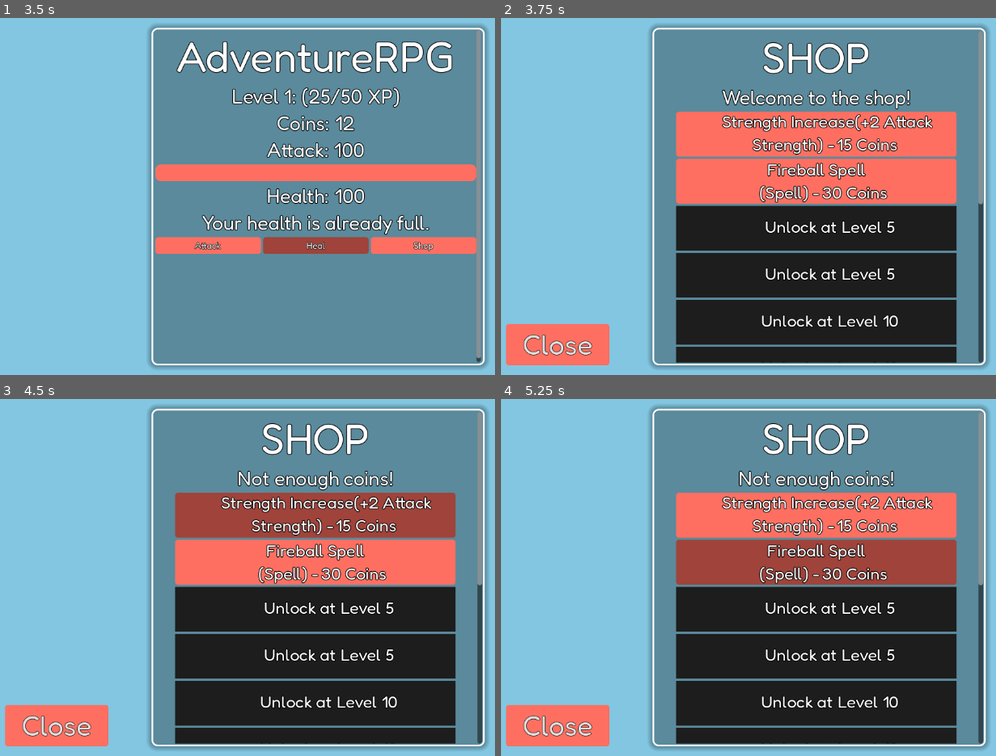
Above: before the commit, frames 1-4 (two rows, left to right).
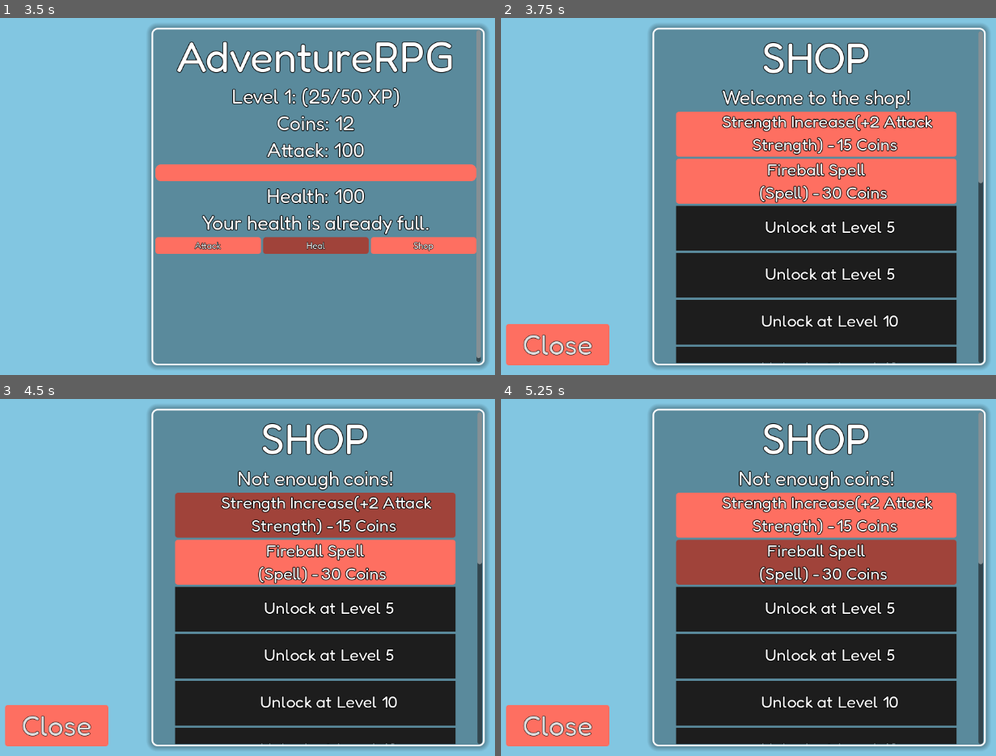
Above: after the commit, the same moments.

Repository: Overlord1304/AdventureRPG
Game: Godot game, scene res://scenes/main.tscn
Same seed, same stepped clock (60 frames per second), same inputs: the game is played once before the commit and once after it.
Inputs:
- Up to frame 1 (3.5 s): click "Shop" at 0.5 s; click "Attack" at 1.25 s; click "Heal" at 2 s; tap Enter at 2.75 s; hold Right from 2.78 s (still down); tap Alt at 2.85 s
- Up to frame 2 (3.75 s): tap Space at 3.5 s; release Right at 3.53 s; hold Down from 3.53 s (still down); tap Shift at 3.6 s
- Up to frame 3 (4.5 s): release Down at 4.25 s; click "15 Coins" at 4.25 s
- Up to frame 4 (5.25 s): click "30 Coins" at 5 s

Frame 1 is identical in both runs. In frame 2, 0.3% of the frame differs, in the area x 35-98%, y 45-97%; in frame 3, 0.3%; in frame 4, 0.3%.

Commit message:
more upgrades

Diff:
--- a/scenes/main.tscn
+++ b/scenes/main.tscn
@@ -278,9 +278,9 @@
 anchor_right = 1.0
 anchor_bottom = 1.0
 offset_left = 12.0
-offset_top = 64.0
+offset_top = 75.5
 offset_right = -22.0
-offset_bottom = -63.0
+offset_bottom = -36.5
 grow_horizontal = 2
 grow_vertical = 2
 alignment = 1
@@ -354,6 +354,21 @@
 toggle_mode = true
 button_group = ExtResource("2_jyhfs")
 text = "Wraithfire"
+
+[node name="cosmicquake" type="Button" parent="s/ui/spellselect/container"]
+visible = false
+custom_minimum_size = Vector2(100, 40)
+layout_mode = 2
+theme_override_constants/outline_size = 3
+theme_override_fonts/font = ExtResource("2_sugp2")
+theme_override_styles/normal = SubResource("StyleBoxFlat_tbgi4")
+theme_override_styles/pressed = SubResource("StyleBoxFlat_tipki")
+theme_override_styles/hover = SubResource("StyleBoxFlat_85g3d")
+theme_override_styles/focus = SubResource("StyleBoxEmpty_0wfyh")
+toggle_mode = true
+button_group = ExtResource("2_jyhfs")
+text = "Cosmic
+Quake"
 
 [connection signal="pressed" from="s/ui/Restart" to="." method="_on_restart_pressed"]
 [connection signal="pressed" from="s/ui/HBoxContainer/attack" to="." method="_on_attack_pressed"]
@@ -365,3 +380,4 @@
 [connection signal="pressed" from="s/ui/spellselect/container/baneofskeletons" to="." method="_on_baneofskeletons_pressed"]
 [connection signal="pressed" from="s/ui/spellselect/container/discharge" to="." method="_on_discharge_pressed"]
 [connection signal="pressed" from="s/ui/spellselect/container/wraithfire" to="." method="_on_wraithfire_pressed"]
+[connection signal="pressed" from="s/ui/spellselect/container/cosmicquake" to="." method="_on_cosmicquake_pressed"]
--- a/scenes/shop.tscn
+++ b/scenes/shop.tscn
@@ -110,7 +110,7 @@
 offset_left = 289.0
 offset_top = 28.0
 offset_right = 875.0
-offset_bottom = 620.0
+offset_bottom = 621.0
 
 [node name="ui" type="VBoxContainer" parent="s"]
 layout_mode = 2
@@ -907,7 +907,6 @@
 autowrap_mode = 2
 
 [node name="Lvl20Overlay" type="Control" parent="s/ui/upg11"]
-visible = false
 layout_mode = 1
 anchors_preset = 15
 anchor_right = 1.0
@@ -1004,6 +1003,164 @@
 color = Color(0.11366529, 0.11366529, 0.113665275, 1)
 
 [node name="Label" type="Label" parent="s/ui/upg12/Lvl25Overlay"]
+custom_minimum_size = Vector2(500, 0)
+layout_mode = 0
+offset_left = 24.0
+offset_top = -8.0
+offset_right = 524.0
+offset_bottom = 83.0
+size_flags_horizontal = 4
+theme_override_constants/outline_size = 5
+theme_override_fonts/font = ExtResource("2_1l46r")
+theme_override_font_sizes/font_size = 30
+text = "Unlock at Level 25"
+horizontal_alignment = 1
+vertical_alignment = 1
+autowrap_mode = 2
+
+[node name="upg13" type="Button" parent="s/ui"]
+layout_mode = 2
+size_flags_horizontal = 3
+theme_override_constants/outline_size = 3
+theme_override_fonts/font = ExtResource("2_1l46r")
+theme_override_font_sizes/font_size = 32
+theme_override_styles/normal = SubResource("StyleBoxFlat_xfvoa")
+theme_override_styles/pressed = SubResource("StyleBoxFlat_1l46r")
+theme_override_styles/hover = SubResource("StyleBoxFlat_032fp")
+theme_override_styles/focus = SubResource("StyleBoxEmpty_2fc2m")
+text = "
+
+"
+
+[node name="upg13cost" type="Label" parent="s/ui/upg13"]
+layout_mode = 0
+offset_left = 276.0
+offset_top = 37.0
+offset_right = 943.0
+offset_bottom = 81.0
+size_flags_horizontal = 4
+theme_override_constants/outline_size = 5
+theme_override_fonts/font = ExtResource("2_1l46r")
+theme_override_font_sizes/font_size = 30
+text = "25.0k coins"
+vertical_alignment = 1
+autowrap_mode = 2
+
+[node name="Label" type="Label" parent="s/ui/upg13"]
+custom_minimum_size = Vector2(500, 0)
+layout_mode = 0
+offset_left = 16.0
+offset_top = -3.0
+offset_right = 516.0
+offset_bottom = 117.0
+size_flags_horizontal = 4
+theme_override_constants/outline_size = 5
+theme_override_fonts/font = ExtResource("2_1l46r")
+theme_override_font_sizes/font_size = 30
+text = "Strength Increase(+500 Attack
+Strength) -
+              "
+horizontal_alignment = 1
+vertical_alignment = 1
+autowrap_mode = 2
+
+[node name="Lvl25Overlay" type="Control" parent="s/ui/upg13"]
+layout_mode = 1
+anchors_preset = 15
+anchor_right = 1.0
+anchor_bottom = 1.0
+grow_horizontal = 2
+grow_vertical = 2
+
+[node name="ColorRect" type="ColorRect" parent="s/ui/upg13/Lvl25Overlay"]
+layout_mode = 1
+anchors_preset = 15
+anchor_right = 1.0
+anchor_bottom = 1.0
+grow_horizontal = 2
+grow_vertical = 2
+color = Color(0.11366529, 0.11366529, 0.113665275, 1)
+
+[node name="Label" type="Label" parent="s/ui/upg13/Lvl25Overlay"]
+custom_minimum_size = Vector2(500, 0)
+layout_mode = 0
+offset_left = 24.0
+offset_top = -8.0
+offset_right = 524.0
+offset_bottom = 83.0
+size_flags_horizontal = 4
+theme_override_constants/outline_size = 5
+theme_override_fonts/font = ExtResource("2_1l46r")
+theme_override_font_sizes/font_size = 30
+text = "Unlock at Level 25"
+horizontal_alignment = 1
+vertical_alignment = 1
+autowrap_mode = 2
+
+[node name="upg14" type="Button" parent="s/ui"]
+layout_mode = 2
+size_flags_horizontal = 3
+theme_override_constants/outline_size = 3
+theme_override_fonts/font = ExtResource("2_1l46r")
+theme_override_font_sizes/font_size = 32
+theme_override_styles/normal = SubResource("StyleBoxFlat_xfvoa")
+theme_override_styles/pressed = SubResource("StyleBoxFlat_1l46r")
+theme_override_styles/hover = SubResource("StyleBoxFlat_032fp")
+theme_override_styles/focus = SubResource("StyleBoxEmpty_2fc2m")
+text = "
+
+"
+
+[node name="upg14cost" type="Label" parent="s/ui/upg14"]
+layout_mode = 0
+offset_left = 361.0
+offset_top = 37.0
+offset_right = 1028.0
+offset_bottom = 81.0
+size_flags_horizontal = 4
+theme_override_constants/outline_size = 5
+theme_override_fonts/font = ExtResource("2_1l46r")
+theme_override_font_sizes/font_size = 30
+text = "12K coins"
+vertical_alignment = 1
+autowrap_mode = 2
+
+[node name="Label" type="Label" parent="s/ui/upg14"]
+custom_minimum_size = Vector2(500, 0)
+layout_mode = 0
+offset_left = 1.0
+offset_top = -3.0
+offset_right = 501.0
+offset_bottom = 117.0
+size_flags_horizontal = 4
+theme_override_constants/outline_size = 5
+theme_override_fonts/font = ExtResource("2_1l46r")
+theme_override_font_sizes/font_size = 30
+text = "Loot Upgrade 2
+(30% extra coins and xp) -
+              "
+horizontal_alignment = 1
+vertical_alignment = 1
+autowrap_mode = 2
+
+[node name="Lvl25Overlay" type="Control" parent="s/ui/upg14"]
+layout_mode = 1
+anchors_preset = 15
+anchor_right = 1.0
+anchor_bottom = 1.0
+grow_horizontal = 2
+grow_vertical = 2
+
+[node name="ColorRect" type="ColorRect" parent="s/ui/upg14/Lvl25Overlay"]
+layout_mode = 1
+anchors_preset = 15
+anchor_right = 1.0
+anchor_bottom = 1.0
+grow_horizontal = 2
+grow_vertical = 2
+color = Color(0.11366529, 0.11366529, 0.113665275, 1)
+
+[node name="Label" type="Label" parent="s/ui/upg14/Lvl25Overlay"]
 custom_minimum_size = Vector2(500, 0)
 layout_mode = 0
 offset_left = 24.0
@@ -1032,3 +1189,5 @@
 [connection signal="pressed" from="s/ui/upg10" to="." method="_on_upg_10_pressed"]
 [connection signal="pressed" from="s/ui/upg11" to="." method="_on_upg_11_pressed"]
 [connection signal="pressed" from="s/ui/upg12" to="." method="_on_upg_12_pressed"]
+[connection signal="pressed" from="s/ui/upg13" to="." method="_on_upg_13_pressed"]
+[connection signal="pressed" from="s/ui/upg14" to="." method="_on_upg_14_pressed"]
--- a/scripts/global.gd
+++ b/scripts/global.gd
@@ -23,7 +23,9 @@
 var bos_bought = false
 var discharge_bought = false
 var wfire_bought = false
+var cquake_bought = false
 var lootupg1_bought = false
+var lootupg2_bought = false
 var upg1cost = 15
 var upg2cost = 30
 var upg3cost = 40
@@ -36,6 +38,8 @@
 var upg10cost = 2000
 var upg11cost = 3000
 var upg12cost = 10000
+var upg13cost = 15000
+var upg14cost = 12000
 func save_game():
 	var data = {
 			"health": health,
@@ -67,6 +71,10 @@
 			"coin_bonus_mul": coin_bonus_mul,
 			"xp_bonus_mul": xp_bonus_mul,
 			"upg12cost" : upg12cost,
+			"upg13cost" : upg12cost,
+			"cquake_bought" : cquake_bought,
+			"upg14cost": upg14cost,
+			"lootupg2cost" : lootupg2_bought,
 		}
 	var file = FileAccess.open(saves,FileAccess.WRITE)
 	file.store_var(data)
@@ -106,6 +114,10 @@
 			coin_bonus_mul = data.get("coin_bonus_mul",1)
 			xp_bonus_mul = data.get("xp_bonus_mul",1)
 			upg12cost = data.get("upg12cost",10000)
+			upg13cost = data.get("upg13cost",15000)
+			cquake_bought = data.get("cquake_bought",false)
+			upg14cost = data.get("upg14cost",12000)
+			lootupg2_bought = data.get("lootupg2_bought",false)
 	else:
 		save_game()
 
@@ -125,7 +137,9 @@
 	bos_bought = false
 	discharge_bought = false
 	wfire_bought = false
+	cquake_bought = false
 	lootupg1_bought = false
+	lootupg2_bought = false
 	inventory.clear()
 	upg1cost = 15
 	upg2cost = 30
@@ -139,6 +153,8 @@
 	upg10cost = 2000
 	upg11cost = 3000
 	upg12cost = 10000
+	upg13cost = 15000
+	upg14cost = 12000
 	coin_bonus_mul = 1
 	xp_bonus_mul = 1
 	phase = game_phase.FIGHTING
--- a/scripts/main.gd
+++ b/scripts/main.gd
@@ -81,7 +81,7 @@
 	{
 		"name": "Armored Skeleton",
 		"min_level": 18,
-		"max_level": 24,
+		"max_level": 25,
 		"health_mul": 2.4,
 		"attack_mul": 3.0,
 		"coin_mul": 4.0,
@@ -90,7 +90,7 @@
 	{
 		"name": "Wraith",
 		"min_level": 18,
-		"max_level": 24,
+		"max_level": 25,
 		"health_mul": 2.4,
 		"attack_mul": 3.0,
 		"coin_mul": 4.0,
@@ -98,20 +98,20 @@
 	},
 	{
 		"name": "Ogre",
-		"min_level": 25,
+		"min_level": 26,
 		"max_level": 29,
-		"health_mul": 2.6,
+		"health_mul": 5.0,
 		"attack_mul": 3.2,
-		"coin_mul": 4.2,
+		"coin_mul": 5.5,
 		"xp_mul": 4.3
 	},
 	{
 		"name": "Golem",
-		"min_level": 25,
+		"min_level": 26,
 		"max_level": 29,
-		"health_mul": 2.7,
+		"health_mul": 5.1,
 		"attack_mul": 3.1,
-		"coin_mul": 4.3,
+		"coin_mul": 5.5,
 		"xp_mul": 4.2
 	}
 ]
@@ -139,9 +139,9 @@
 		"name": "M.E.C.H",
 		"min_level": 21,
 		"max_level": 24,
-		"health_mul": 5.0,
+		"health_mul": 4.0,
 		"attack_mul": 3.5,
-		"coin_mul": 7.0,
+		"coin_mul": 9.0,
 		"xp_mul": 7.5
 	},
 	{
@@ -150,7 +150,7 @@
 		"max_level": 29,
 		"health_mul": 6.0,
 		"attack_mul": 4.0,
-		"coin_mul": 8.0,
+		"coin_mul": 12.0,
 		"xp_mul": 8.5
 	}
 ]
@@ -172,6 +172,8 @@
 		$s/ui/spellselect/container/discharge.show()
 	if Global.wfire_bought:
 		$s/ui/spellselect/container/wraithfire.show()
+	if Global.cquake_bought:
+		$s/ui/spellselect/container/cosmicquake.show()
 
 	update_ui()
 func _process(delta):
@@ -255,7 +257,7 @@
 	while Global.xp >= Global.xp_needed:
 		Global.xp -= Global.xp_needed
 		Global.level += 1
-		Global.xp_needed = int(Global.xp_needed * 1.25)
+		Global.xp_needed = int(Global.xp_needed * 1.75)
 
 		Global.max_health += 10
 		Global.base_attack += 2
@@ -353,6 +355,8 @@
 			dmg = 400
 		"wraithfire_spell":
 			dmg = 800
+		"cosmicquake_spell":
+			dmg = 1500
 	Global.current_enemy["health"] -= dmg
 	message_label.text = "You cast %s for %s damage" %[Global.spell_selected,Global.format_number(dmg)]
 	Global.sutf = true
@@ -395,3 +399,7 @@
 
 func _on_wraithfire_pressed() -> void:
 	select_spell("wraithfire_spell")
+
+
+func _on_cosmicquake_pressed() -> void:
+	select_spell("cosmicquake_spell")
--- a/scripts/shop.gd
+++ b/scripts/shop.gd
@@ -13,6 +13,8 @@
 		$s/ui/upg8.disabled = true
 	if Global.wfire_bought:
 		$s/ui/upg10.disabled = true
+	if Global.cquake_bought:
+		$s/ui/upg13.disabled = true
 	$s/ui/upg1/upg1cost.text = "%s Coins" % Global.format_number(Global.upg1cost)
 	$s/ui/upg2/upg2cost.text = "%s Coins" % Global.format_number(Global.upg2cost)
 	$s/ui/upg3/upg3cost.text = "%s Coins" % Global.format_number(Global.upg3cost)
@@ -25,6 +27,8 @@
 	$s/ui/upg10/upg10cost.text = "%s Coins" % Global.format_number(Global.upg10cost)
 	$s/ui/upg11/upg11cost.text = "%s Coins" % Global.format_number(Global.upg11cost)
 	$s/ui/upg12/upg12cost.text = "%s Coins" % Global.format_number(Global.upg12cost)
+	$s/ui/upg13/upg13cost.text = "%s Coins" % Global.format_number(Global.upg13cost)
+	$s/ui/upg14/upg14cost.text = "%s Coins" % Global.format_number(Global.upg14cost)
 	if Global.level >= 5:
 		$s/ui/upg3/Lvl5Overlay.hide()
 		$s/ui/upg4/Lvl5Overlay.hide()
@@ -40,6 +44,8 @@
 		$s/ui/upg11/Lvl20Overlay.hide()
 	if Global.level >= 25:
 		$s/ui/upg12/Lvl25Overlay.hide()
+		$s/ui/upg13/Lvl25Overlay.hide()
+		$s/ui/upg14/Lvl25Overlay.hide()
 func _on_upg_1_pressed() -> void:
 	if Global.currency < Global.upg1cost:
 		message_label.text = "Not enough coins!"
@@ -48,7 +54,7 @@
 	Global.upg1cost = int(ceil(Global.upg1cost * 1.15))
 	Global.attack_bonus += 2
 	Global.save_game()
-	$s/ui/upg1/upg1cost.text = "%d Coins" % Global.upg1cost
+	$s/ui/upg1/upg1cost.text = "%s Coins" % Global.format_number(Global.upg1cost)
 	message_label.text = "You gained 2 attack strength"
 
 
@@ -78,7 +84,7 @@
 	Global.upg3cost = int(ceil(Global.upg3cost * 1.15))
 	Global.attack_bonus += 5
 	Global.save_game()
-	$s/ui/upg3/upg3cost.text = "%d Coins" % Global.upg3cost
+	$s/ui/upg3/upg3cost.text = "%s Coins" % Global.format_number(Global.upg3cost)
 	message_label.text = "You gained 5 attack strength"
 
 
@@ -104,7 +110,7 @@
 	Global.upg5cost = int(ceil(Global.upg5cost * 1.15))
 	Global.attack_bonus += 10
 	Global.save_game()
-	$s/ui/upg5/upg5cost.text = "%d Coins" % Global.upg5cost
+	$s/ui/upg5/upg5cost.text = "%s Coins" % Global.format_number(Global.upg5cost)
 	message_label.text = "You gained 10 attack strength"
 
 
@@ -130,7 +136,7 @@
 	Global.upg7cost = int(ceil(Global.upg7cost * 1.15))
 	Global.attack_bonus += 20
 	Global.save_game()
-	$s/ui/upg7/upg7cost.text = "%d Coins" % Global.upg7cost
+	$s/ui/upg7/upg7cost.text = "%s Coins" % Global.format_number(Global.upg7cost)
 	message_label.text = "You gained 20 attack strength"
 
 
@@ -156,7 +162,7 @@
 	Global.upg9cost = int(ceil(Global.upg9cost * 1.15))
 	Global.attack_bonus += 100
 	Global.save_game()
-	$s/ui/upg9/upg9cost.text = "%d Coins" % Global.upg9cost
+	$s/ui/upg9/upg9cost.text = "%s Coins" % Global.format_number(Global.upg9cost)
 	message_label.text = "You gained 100 attack strength"
 
 
@@ -197,5 +203,34 @@
 	Global.upg12cost = int(ceil(Global.upg12cost * 1.15))
 	Global.attack_bonus += 500
 	Global.save_game()
-	$s/ui/upg12/upg12cost.text = "%d Coins" % Global.upg12cost
+	$s/ui/upg12/upg12cost.text = "%s Coins" % Global.format_number(Global.upg12cost)
 	message_label.text = "You gained 500 attack strength"
+
+
+func _on_upg_13_pressed() -> void:
+	Global.cquake_bought = true
+
+	if Global.currency < Global.upg13cost:
+		message_label.text = "Not enough coins!"
+		return
+	Global.currency -= Global.upg13cost
+	if "cosmicquake_spell" not in Global.inventory:
+		Global.inventory.append("cosmicquake_spell")
+	Global.save_game()
+	message_label.text = "You gained a new spell"
+	$s/ui/upg13.disabled = true
+
+
+func _on_upg_14_pressed() -> void:
+	Global.lootupg2_bought = true
+
+	if Global.currency < Global.upg14cost:
+		message_label.text = "Not enough coins!"
+		return
+	Global.currency -= Global.upg14cost
+	Global.coin_bonus_mul *= 1.33
+	Global.xp_bonus_mul *= 1.33
+	Global.save_game()
+	message_label.text = "Coins and xp gain increased by 30%"
+
+	$s/ui/upg14.disabled = true
